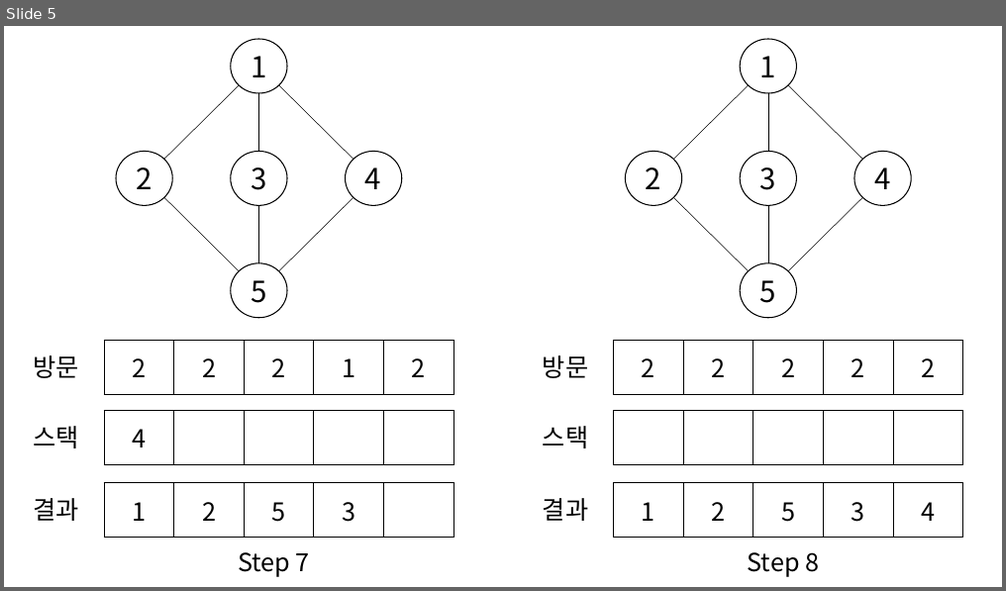
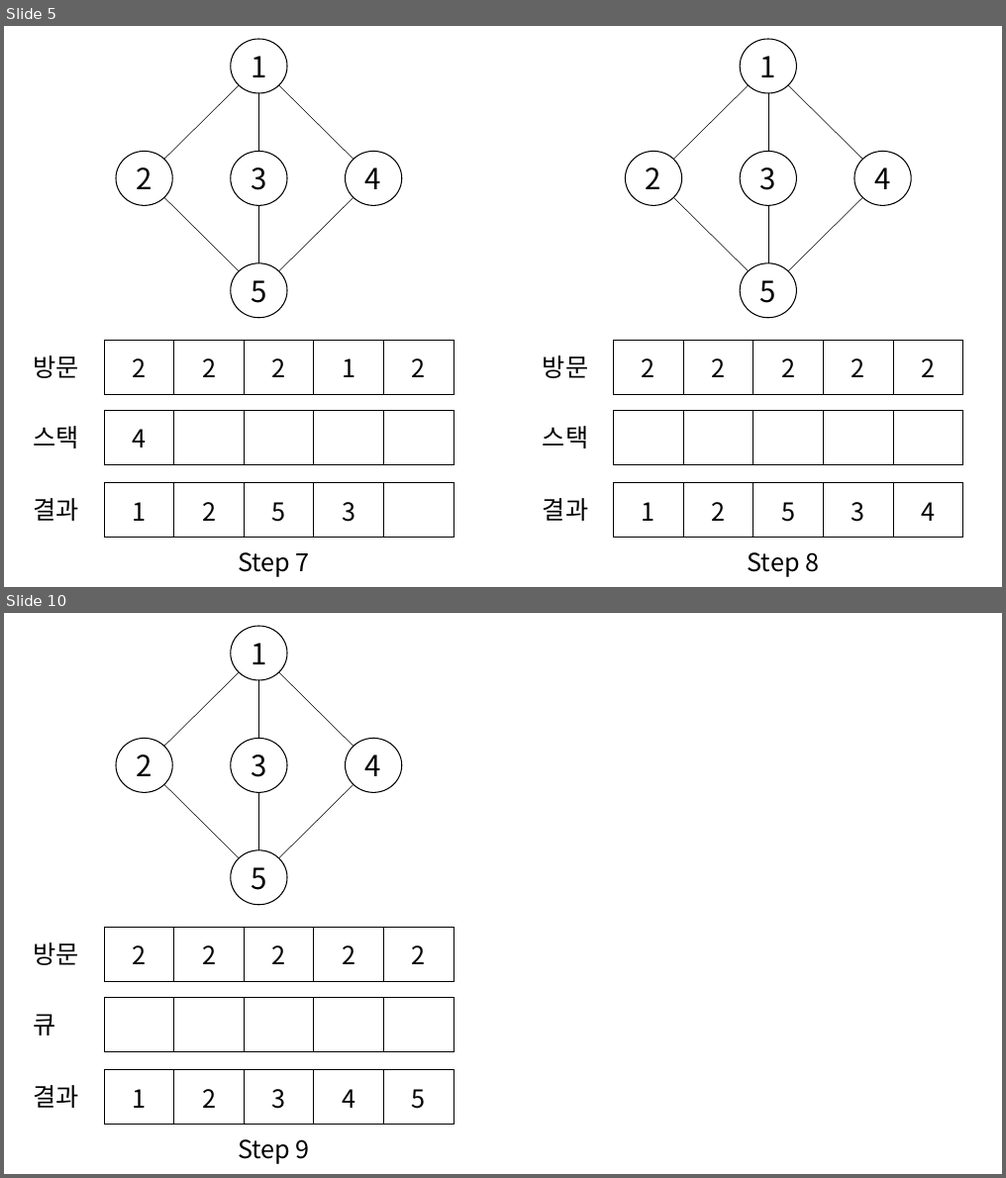
Before and after one commit to glitter1221/algorithm, a slide deck: graphSearch/graphSearch.pptx. Shown one above the other, each under a label of ours: slide 5 before the commit, slides 5 and 10 after it; the slides between them are not shown. The pictures are 1006x591 and 1006x1178 pixels, drawn with LibreOffice and Linux fonts; fonts in the diff are those of the drawing. Boxes give left, top, right and bottom in pixels: in the first picture for what was removed or moved away, otherwise in the second. Text is boxed around its words. In the diff, an @@ line names an element or a change of style, - is before the commit and + after.

```diff
--- a/graphSearch/graphSearch.pptx
+++ b/graphSearch/graphSearch.pptx
@@ slide 10 added at bbox=[4, 613, 1002, 1174], background #FFFFFF @@
@@ ellipse added at bbox=[231, 626, 288, 680], outline #000000 1 pt, 28 pt, text #000000 @@
+1
@@ line added from (239, 672) to (164, 747), #000000 0.5 pt @@
@@ line added from (258, 680) to (258, 738), #000000 0.5 pt @@
@@ line added from (279, 672) to (353, 747), #000000 0.5 pt @@
@@ ellipse added at bbox=[116, 738, 172, 792], outline #000000 1 pt, 28 pt, text #000000 @@
+2
@@ ellipse added at bbox=[231, 738, 288, 792], outline #000000 1 pt, 28 pt, text #000000 @@
+3
@@ ellipse added at bbox=[346, 738, 402, 792], outline #000000 1 pt, 28 pt, text #000000 @@
+4
@@ line added from (164, 784) to (239, 859), #000000 0.5 pt @@
@@ line added from (353, 784) to (279, 859), #000000 0.5 pt @@
@@ line added from (258, 792) to (258, 851), #000000 0.5 pt @@
@@ ellipse added at bbox=[231, 851, 288, 905], outline #000000 1 pt, 28 pt, text #000000 @@
+5
@@ table added at bbox=[104, 928, 452, 982], 1 rows, 5 columns @@
+2 | 2 | 2 | 2 | 2
@@ text added at bbox=[34, 943, 79, 965], 24 pt, text #000000 @@
+방문
@@ table added at bbox=[104, 998, 452, 1053], 1 rows, 5 columns @@
+ |  |  |  | 
@@ text added at bbox=[34, 1014, 56, 1036], 24 pt, text #000000 @@
+큐
@@ text added at bbox=[34, 1085, 79, 1108], 24 pt, text #000000 @@
+결과
@@ table added at bbox=[104, 1070, 452, 1125], 1 rows, 5 columns @@
+1 | 2 | 3 | 4 | 5
@@ text added at bbox=[238, 1140, 310, 1164], 24 pt, text #000000 @@
+Step 9
```
Also in this commit, not shown: 4 other slides added, 6 other files.
